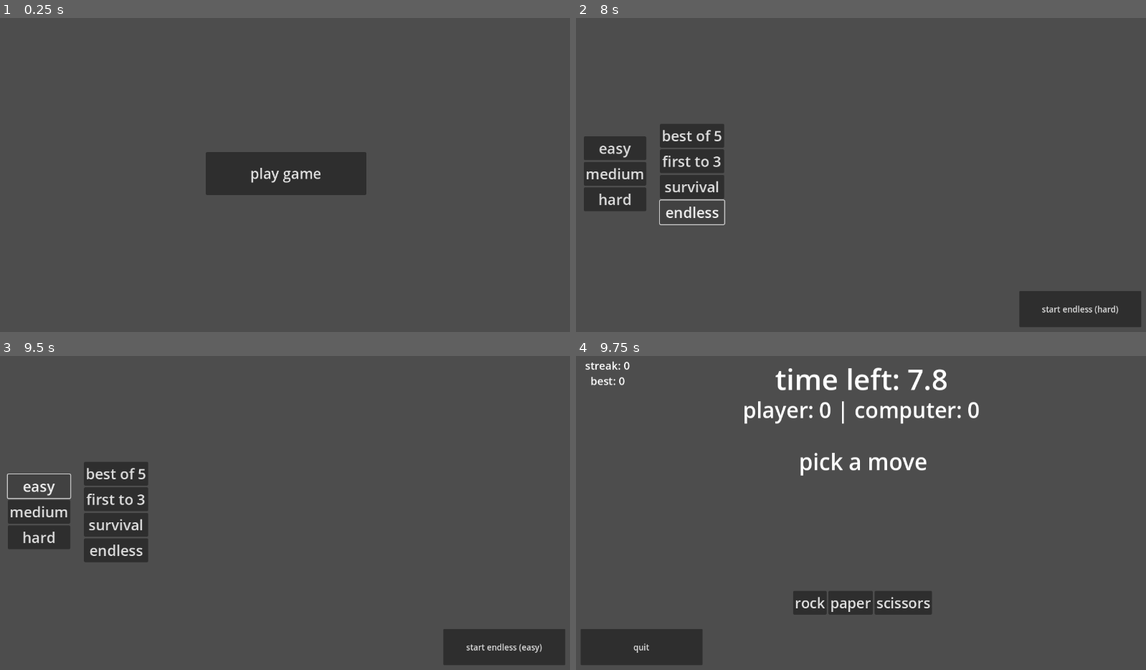
Above: before the commit, frames 1-4 (two rows, left to right).
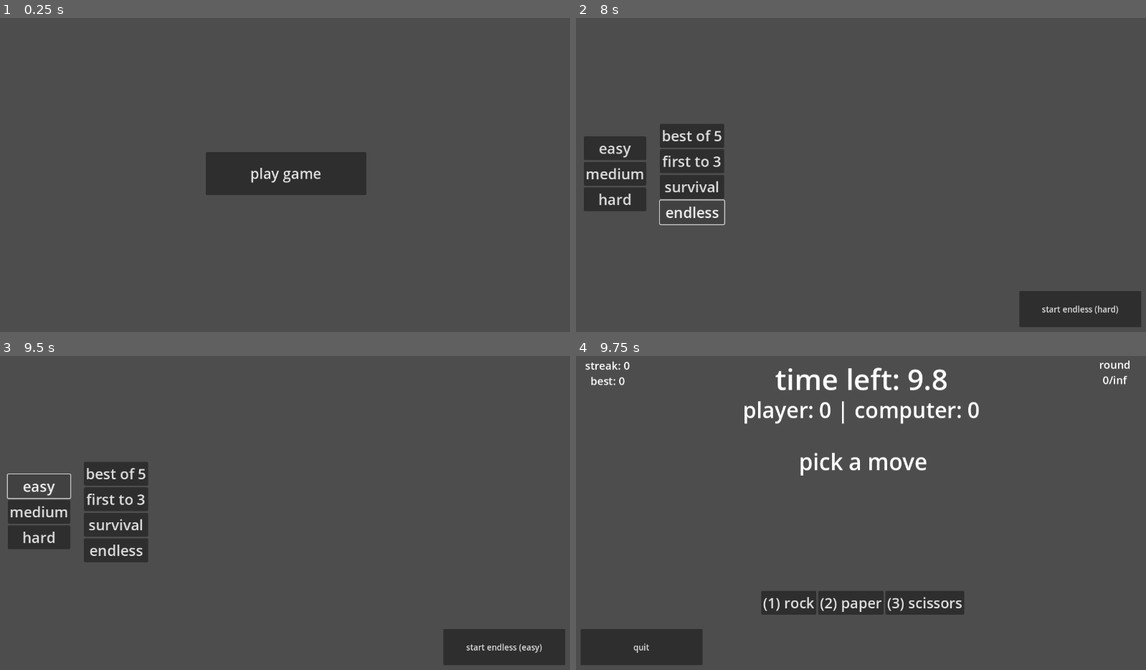
Above: after the commit, the same moments.

Repository: corporal1chicken/godot-project
Game: Godot game, scene res://world.tscn
The game is run twice, just before and just after one commit, with the same random seed, the same clock (stepped at 60 frames per second) and the same inputs.
Inputs:
- Up to frame 1 (0.25 s): no input
- Up to frame 2 (8 s): click "play game" at 0.5 s; click "RPS" at 1.25 s; click "continue with rps" at 2 s; click "best of 5" at 2.75 s; click "first to 3" at 3.5 s; click "survival" at 4.25 s; click "medium" at 5 s; click "hard" at 5.75 s; click "endless" at 6.5 s; click "endless" at 7.25 s
- Up to frame 3 (9.5 s): click "easy" at 8 s; click "easy" at 8.75 s
- Up to frame 4 (9.75 s): click "start endless (easy)" at 9.5 s

Frames 1-3 are identical in both runs. In frame 4, 1.5% of the frame differs, in the area x 32-98%, y 1-83%.

Commit message:
Rewrote main.gd + Small Stuff

Diff:
--- /dev/null
+++ b/games/rps/helpers/ai.gd
@@ -0,0 +1,9 @@
+extends Node
+
+const MOVES: Array = ["rock", "paper", "scissors"]
+
+func get_computer_move() -> String:
+	var move = MOVES.pick_random()
+	$"../ai_move".text = "AI picked " + move
+
+	return move
--- a/games/rps/rps.gd
+++ b/games/rps/rps.gd
@@ -10,7 +10,9 @@
 	options.visible = false
 	main.visible = true
 
-	main.begin_game(options.difficulty_info.get(options.chosen_difficulty), options.chosen_gamemode)
+	var result = options.get_selected_options()
+
+	main.start_game(result.gamemode, result.difficulty)
 
 func _change_sub_screen(old_screen: String, new_screen: String):
 	var old_child: Control = get_node(old_screen)
--- a/games/rps/screens/main/main.gd
+++ b/games/rps/screens/main/main.gd
@@ -3,18 +3,9 @@
 # Future Ideas:
 # - AI changes based on difficulty
 # - Custom First To and Best Of parameters
-# - Quit game button
-
-# Needed:
-# - Reset game function
-# - Update text function
-# - Determine game winner function
-# - Determine streak function
-
-# Could seperate AI, game and gamemode logic
-# All scripts attached to the main screen instead of each sub screen
-
-@onready var time_left: RichTextLabel = $time_left
+
+@export var ai: Node
+
 @onready var timer: Timer = $Timer
 
 const RULES: Dictionary = {
@@ -23,20 +14,22 @@
 	"scissors" = "paper"
 }
 
+var gamemode_info: Dictionary
+var difficulty_info: Dictionary
+
 var player_move: String = ""
-var difficulty_info: Dictionary
-var current_gamemode: String
+var computer_move: String
 
 var player_score: int = 0
 var computer_score: int = 0
 var draws: int = 0
-
 var rounds_played: int = 0
 var current_streak: int = 0
 var best_streak: int = 0
 
 var game_ended = false
 
+# Godot Specific Functions
 func _ready() -> void:
 	for child in $moves.get_children():
 		child.pressed.connect(_on_move_pressed.bind(child.name))
@@ -45,122 +38,178 @@
 	if timer.is_stopped():
 		return
 
-	time_left.text = "time left: %.1f" % timer.time_left
-
-func _toggle_button_state(new_state: bool):
+	$time_left.text = "time left: %.1f" % timer.time_left
+
+	pass
+
+func _unhandled_input(event: InputEvent) -> void:
+	if game_ended or $moves.get_child(0).disabled:
+		return
+
+	if event.is_action_pressed("rps_rock"):
+		_on_move_pressed("rock")
+		$moves/rock.grab_focus()
+	elif event.is_action_pressed("rps_paper"):
+		_on_move_pressed("paper")
+		$moves/paper.grab_focus()
+	elif event.is_action_pressed("rps_scissors"):
+		_on_move_pressed("scissors")
+		$moves/scissors.grab_focus()
+
+	pass
+
+# On Button Press Functions
+func _on_move_pressed(move: String):
+	player_move = move
+
+	pass
+
+func _on_continue_pressed():
+	if not game_ended:
+		_main_loop()
+	else:
+		Signals.change_sub_screen.emit("main", "options")
+
+	pass
+
+func _on_quit_pressed():
+	Signals.change_sub_screen.emit("main", "options")
+
+	pass
+
+# Helper Functions
+func _check_gamemode_rules() -> bool:
+	if gamemode_info.name == "best_of":
+		if rounds_played == gamemode_info.total_rounds:
+			return true
+	elif gamemode_info.name == "first_to":
+		if player_score == gamemode_info.max_score or computer_score == gamemode_info.max_score:
+			return true
+	elif gamemode_info.name == "survival":
+		if current_streak == 0 and rounds_played > 0:
+			return true
+
+	return false
+
+func _determine_streak(outcome: String):
+	if outcome == "win":
+		current_streak += 1
+
+		if current_streak > best_streak:
+			best_streak = current_streak
+	elif outcome == "loss":
+		if current_streak > best_streak:
+			best_streak = current_streak
+
+		current_streak = 0
+
+	pass
+
+func _update_round_text():
+	$score_count.text = "player: " + str(player_score) + " | computer: " + str(computer_score)
+	$streak.text = "streak: %d\nbest: %d" % [current_streak, best_streak]
+	$rounds_played.text = "round\n" + str(rounds_played) + "/" + str(gamemode_info.get("total_rounds"))
+
+	pass
+
+func _get_winner():
+	if player_move == "":
+		$round_end.text = "you didn't pick a move [-1 to you, +1 to AI]"
+		computer_score += 1
+		player_score -= 1
+	elif player_move == computer_move:
+		$round_end.text = "it's a draw"
+		draws += 1
+	elif RULES.get(player_move) == computer_move:
+		$round_end.text = "you win! " + player_move + " beats " + computer_move + ". [+1 to you]"
+		player_score += 1
+		_determine_streak("win")
+	else:
+		$round_end.text = "you lose! " + computer_move + " beats " + player_move + ". [+1 to AI]"
+		computer_score += 1
+		_determine_streak("loss")
+
+	pass
+
+func _toggle_moves_button(new_state: bool):
 	for child in $moves.get_children():
 		child.disabled = new_state
 
-func _on_move_pressed(move: String):
-	player_move = move
-
-func _set_new_round():
-	$round_text.visible = false
-
-	_toggle_button_state(false)
+# Individual Round Functions
+func _start_round():
+	$round_end.visible = false
 	$continue.visible = false
+
+	_toggle_moves_button(false)
+
 	player_move = ""
 	$ai_move.text = "pick a move"
 
-func _end_current_round():
+	pass
+
+func _end_round():
 	_get_winner()
-	_toggle_button_state(true)
+	_toggle_moves_button(true)
+
 	$continue.visible = true
-	$round_text.visible = true
+	$round_end.visible = true
 
 	rounds_played += 1
 
-	$score_count.text = "player: " + str(player_score) + " | computer: " + str(computer_score)
-	$streak.text = "streak: %d\nbest: %d" % [current_streak, best_streak]
-
-func _get_computer_move() -> String:
-	return RULES.keys().pick_random()
-
-func _get_winner():
-	if player_move == "":
-		$round_text.text = "you didn't pick a move."
-		computer_score += 1
-
-		if current_streak > best_streak:
-			best_streak = current_streak
-
-		current_streak = 0
-	else:
-		var computer_move = _get_computer_move()
-		$ai_move.text = "AI move: " + computer_move + " | your move: " + player_move
-
-		if player_move == computer_move:
-			$round_text.text = "it's a draw"
-			draws += 1
-		elif computer_move in RULES.get(player_move):
-			$round_text.text = "you win! " + player_move + " beats " + computer_move
-			player_score += 1
-			current_streak += 1
-
-			if current_streak > best_streak:
-				best_streak = current_streak
-		else:
-			$round_text.text = "you lose! " + computer_move + " beats " + player_move
-			computer_score += 1
-
-			if current_streak != 0 and current_streak > best_streak:
-				best_streak = current_streak
-
-			current_streak = 0
-
-func _continue_game():
-	_set_new_round()
-
-	timer.start(difficulty_info.timer_length)
-	await timer.timeout
-
-	_end_current_round()
-
-	if current_gamemode == "best_of":
-		if rounds_played == 5:
-			_end_game()
-			return
-	elif current_gamemode == "first_to":
-		if player_score == 3 or computer_score == 3:
-			_end_game()
-			return
-	elif current_gamemode == "survival":
-		if current_streak == 0 and rounds_played != 0:
-			_end_game()
-			return
-
-func begin_game(new_difficulty_info: Dictionary, gamemode: String):
-	difficulty_info = new_difficulty_info
-	current_gamemode = gamemode
-
+	_update_round_text()
+
+	pass
+
+# Game Loop Functions
+func _reset_game():
 	game_ended = false
 	rounds_played = 0
 	player_score = 0
 	computer_score = 0
 	draws = 0
-
 	current_streak = 0
-	best_streak = current_streak
-
-	$score_count.text = "player: " + str(player_score) + " | computer: " + str(computer_score)
-	$streak.text = "streak: %d\nbest: %d" % [current_streak, best_streak]
-	$ai_move.visible = true
-
-	_continue_game()
+	best_streak = 0
+
+	pass
+
+func start_game(chosen_gamemode: Dictionary, chosen_difficulty: Dictionary):
+	gamemode_info = chosen_gamemode
+	difficulty_info = chosen_difficulty
+
+	_reset_game()
+	_update_round_text()
+	_main_loop()
+
+	pass
 
 func _end_game():
-	_toggle_button_state(true)
+	_toggle_moves_button(true)
 	$time_left.text = "game ended"
 	$ai_move.visible = false
-	$round_text.visible = true
+	$round_end.visible = true
 
 	game_ended = true
 
-func _on_continue_pressed():
-	if not game_ended:
-		_continue_game()
+	if computer_score > player_score:
+		$round_end.text = "AI won with " + str(computer_score) + " by " + str(computer_score - player_score) + " points"
+	elif player_score > computer_score:
+		$round_end.text = "you won with " + str(player_score) + " by " + str(player_score - computer_score) + " points"
 	else:
-		Signals.change_sub_screen.emit("main", "options")
-
-func _on_quit_pressed():
-	Signals.change_sub_screen.emit("main", "options")
+		$round_end.text = "it was a draw"
+
+	pass
+
+func _main_loop():
+	_start_round()
+
+	timer.start(difficulty_info.timer_length)
+	await timer.timeout
+
+	computer_move = ai.get_computer_move()
+
+	_end_round()
+
+	if _check_gamemode_rules():
+		_end_game()
+
+	pass
--- a/games/rps/screens/main/main.tscn
+++ b/games/rps/screens/main/main.tscn
@@ -1,8 +1,9 @@
-[gd_scene load_steps=2 format=3 uid="uid://brj0pxw043y7c"]
+[gd_scene load_steps=3 format=3 uid="uid://brj0pxw043y7c"]
 
 [ext_resource type="Script" uid="uid://ddrt78p8a5ym6" path="res://games/rps/screens/main/main.gd" id="1_rrh38"]
+[ext_resource type="Script" uid="uid://b8aoyub3tolfp" path="res://games/rps/helpers/ai.gd" id="2_08fky"]
 
-[node name="main" type="Control"]
+[node name="main" type="Control" node_paths=PackedStringArray("ai")]
 layout_mode = 3
 anchors_preset = 15
 anchor_right = 1.0
@@ -10,6 +11,7 @@
 grow_horizontal = 2
 grow_vertical = 2
 script = ExtResource("1_rrh38")
+ai = NodePath("ai")
 
 [node name="moves" type="HBoxContainer" parent="."]
 layout_mode = 1
@@ -29,21 +31,21 @@
 layout_mode = 2
 theme_override_font_sizes/font_size = 32
 disabled = true
-text = "rock
+text = "(1) rock
 "
 
 [node name="paper" type="Button" parent="moves"]
 layout_mode = 2
 theme_override_font_sizes/font_size = 32
 disabled = true
-text = "paper
+text = "(2) paper
 "
 
 [node name="scissors" type="Button" parent="moves"]
 layout_mode = 2
 theme_override_font_sizes/font_size = 32
 disabled = true
-text = "scissors
+text = "(3) scissors
 "
 
 [node name="continue" type="Button" parent="."]
@@ -114,6 +116,23 @@
 best: 0"
 horizontal_alignment = 1
 
+[node name="rounds_played" type="RichTextLabel" parent="."]
+layout_mode = 1
+anchors_preset = 15
+anchor_right = 1.0
+anchor_bottom = 1.0
+offset_left = 1144.0
+offset_top = 15.0
+offset_right = -17.0
+offset_bottom = -627.72174
+grow_horizontal = 2
+grow_vertical = 2
+scale = Vector2(1, 1.0093395)
+theme_override_font_sizes/normal_font_size = 24
+text = "round
+1/3"
+horizontal_alignment = 1
+
 [node name="score_count" type="RichTextLabel" parent="."]
 layout_mode = 1
 anchors_preset = 15
@@ -147,7 +166,7 @@
 text = "pick a move"
 horizontal_alignment = 1
 
-[node name="round_text" type="RichTextLabel" parent="."]
+[node name="round_end" type="RichTextLabel" parent="."]
 visible = false
 layout_mode = 1
 anchors_preset = 15
@@ -169,5 +188,8 @@
 wait_time = 5.0
 one_shot = true
 
+[node name="ai" type="Node" parent="."]
+script = ExtResource("2_08fky")
+
 [connection signal="pressed" from="continue" to="." method="_on_continue_pressed"]
 [connection signal="pressed" from="quit" to="." method="_on_quit_pressed"]
--- a/games/rps/screens/options/options.gd
+++ b/games/rps/screens/options/options.gd
@@ -1,15 +1,16 @@
 extends Control
 
-@export var difficulty_info: Dictionary = {
-	"easy" = {
-		timer_length = 8.0,
-	},
-	"medium" = {
-		timer_length = 5.0,
-	},
-	"hard" = {
-		timer_length = 3.0
-	}
+@export var difficulty_config: Dictionary = {
+	"easy" = {},
+	"medium" = {},
+	"hard" = {}
+}
+
+@export var gamemode_conifg: Dictionary = {
+	"first_to" = {},
+	"best_of" = {},
+	"survival" = {},
+	"endless" = {}
 }
 
 var chosen_difficulty: String = "easy"
@@ -30,3 +31,9 @@
 			chosen_difficulty = args[1]
 
 	$start.text = "start " + chosen_gamemode.replace("_", " ") + " (" + chosen_difficulty + ")"
+
+func get_selected_options() -> Dictionary:
+	return {
+		difficulty = difficulty_config[chosen_difficulty],
+		gamemode = gamemode_conifg[chosen_gamemode]
+	}
--- a/games/rps/screens/options/options.tscn
+++ b/games/rps/screens/options/options.tscn
@@ -10,6 +10,36 @@
 grow_horizontal = 2
 grow_vertical = 2
 script = ExtResource("1_h5ud6")
+difficulty_config = {
+&"easy": {
+"timer_length": 10.0
+},
+&"hard": {
+"timer_length": 3.0
+},
+&"medium": {
+"timer_length": 6.0
+}
+}
+gamemode_conifg = {
+&"best_of": {
+"name": "best_of",
+"total_rounds": 5
+},
+&"endless": {
+"name": "endless",
+"total_rounds": "inf"
+},
+&"first_to": {
+"max_score": 3,
+"name": "first_to",
+"total_rounds": "inf"
+},
+&"survival": {
+"name": "survival",
+"total_rounds": "inf"
+}
+}
 
 [node name="gamemodes" type="VBoxContainer" parent="."]
 layout_mode = 1
--- a/project.godot
+++ b/project.godot
@@ -31,3 +31,23 @@
 "events": [Object(InputEventKey,"resource_local_to_scene":false,"resource_name":"","device":-1,"window_id":0,"alt_press …(192 unchanged characters)…
 ]
 }
+rps_rock={
+"deadzone": 0.2,
+"events": [Object(InputEventKey,"resource_local_to_scene":false,"resource_name":"","device":-1,"window_id":0,"alt_pressed":false,"shift_pressed":false,"ctrl_pressed":false,"meta_pressed":false,"pressed":false,"keycode":0,"physical_keycode":49,"key_label":0,"unicode":49,"location":0,"echo":false,"script":null)
+]
+}
+rps_paper={
+"deadzone": 0.2,
+"events": [Object(InputEventKey,"resource_local_to_scene":false,"resource_name":"","device":-1,"window_id":0,"alt_pressed":false,"shift_pressed":false,"ctrl_pressed":false,"meta_pressed":false,"pressed":false,"keycode":0,"physical_keycode":50,"key_label":0,"unicode":50,"location":0,"echo":false,"script":null)
+]
+}
+rps_scissors={
+"deadzone": 0.2,
+"events": [Object(InputEventKey,"resource_local_to_scene":false,"resource_name":"","device":-1,"window_id":0,"alt_pressed":false,"shift_pressed":false,"ctrl_pressed":false,"meta_pressed":false,"pressed":false,"keycode":0,"physical_keycode":51,"key_label":0,"unicode":51,"location":0,"echo":false,"script":null)
+]
+}
+continue={
+"deadzone": 0.2,
+"events": [Object(InputEventKey,"resource_local_to_scene":false,"resource_name":"","device":-1,"window_id":0,"alt_pressed":false,"shift_pressed":false,"ctrl_pressed":false,"meta_pressed":false,"pressed":false,"keycode":0,"physical_keycode":4194309,"key_label":0,"unicode":0,"location":0,"echo":false,"script":null)
+]
+}
Not shown, added: games/rps/helpers/ai.gd.uid
Not shown, changed: README.md
